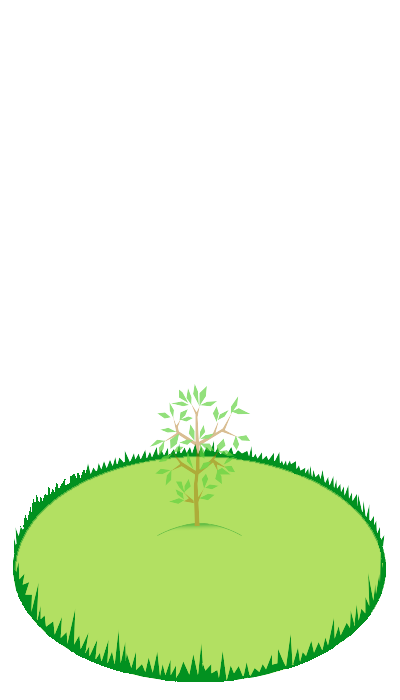
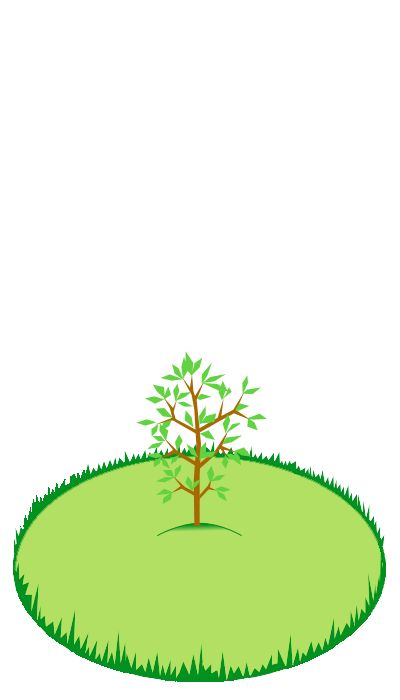
Layers edited between the first and the second 400px x 700px image:
added layer "дерево - 9" in group "Группа слоёв" over [136, 351, 267, 536]
hid "дерево - 8", painted on it, unmasked it over [149, 383, 251, 536]
